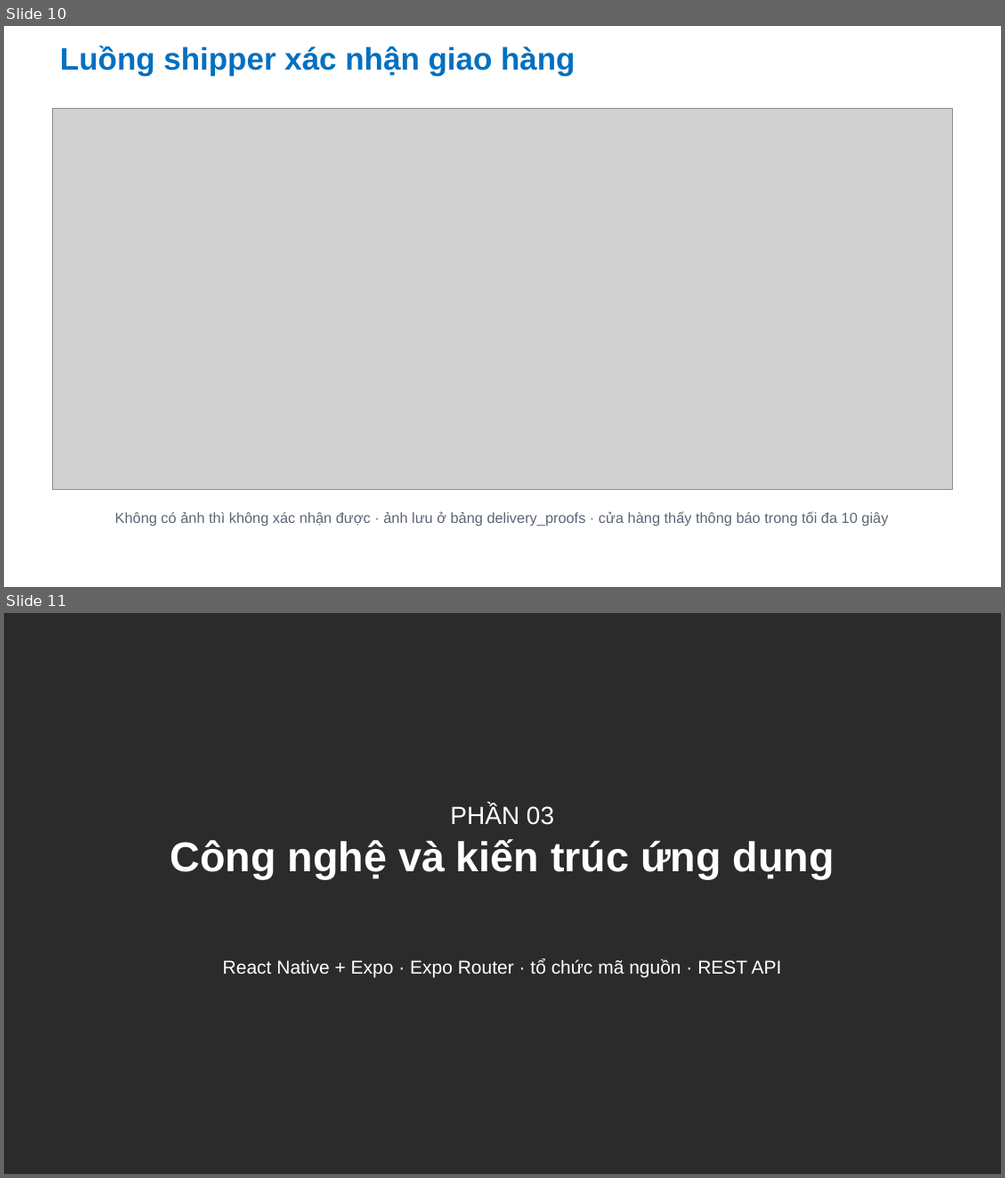
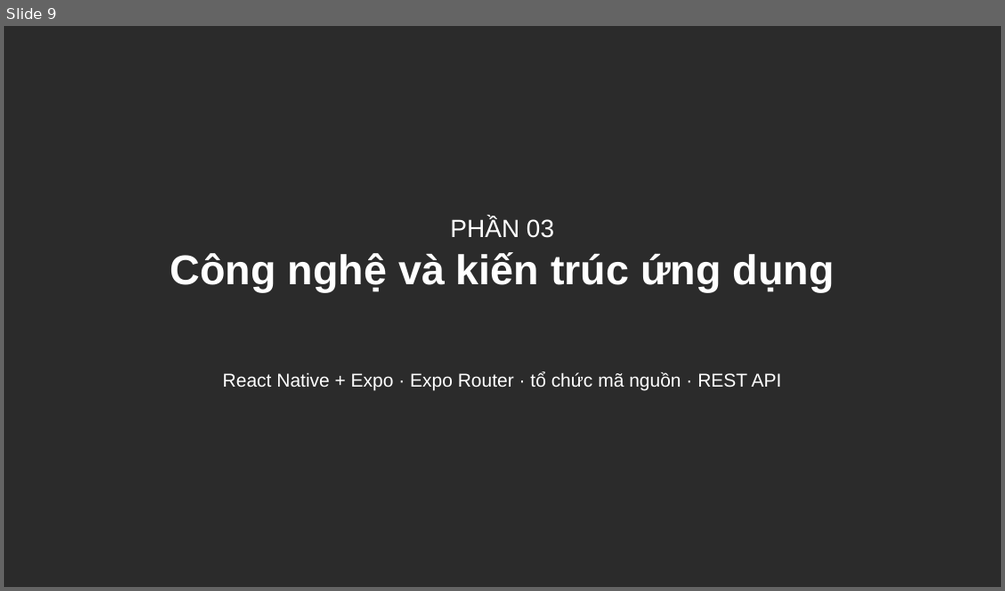
Before and after one commit to Anpham120/restaurant-ordering-mobile, a slide deck: docs/Slide_PTUDDD_AtlasRestaurant.pptx. Shown one above the other, each under a label of ours: slides 10 and 11 before the commit, slide 9 after it. The pictures are 1005x1178 and 1005x591 pixels, drawn with LibreOffice and Linux fonts; fonts in the diff are those of the drawing; grey boxes stand for pictures; background and template pictures are left out; a plain dark background stands for a picture behind light text. Boxes give left, top, right and bottom in pixels: in the first picture for what was removed or moved away, otherwise in the second. Text is boxed around its words. In the diff, an @@ line names an element or a change of style, - is before the commit and + after.

```diff
--- a/docs/Slide_PTUDDD_AtlasRestaurant.pptx
+++ b/docs/Slide_PTUDDD_AtlasRestaurant.pptx
@@ slide 10 removed at (4, 26, 1001, 587), background #FFFFFF @@
@@ title removed at (60, 46, 574, 76) @@
-Luồng shipper xác nhận giao hàng
@@ picture removed at (53, 108, 952, 490) @@
@@ text removed at (115, 511, 888, 525) @@
-Không có ảnh thì không xác nhận được · ảnh lưu ở bảng delivery_proofs · cửa hàng thấy thông báo trong tối đa 10 giây
@@ what was slide 11 is now slide 9 @@
```
Also in this commit, not shown: 5 slides changed, 7 other slides removed, 1 other file.
